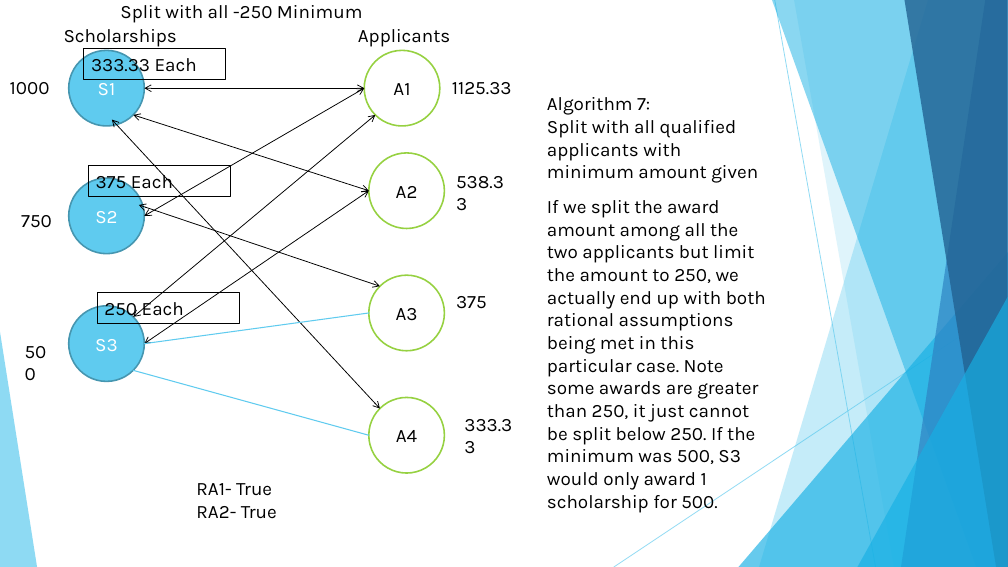
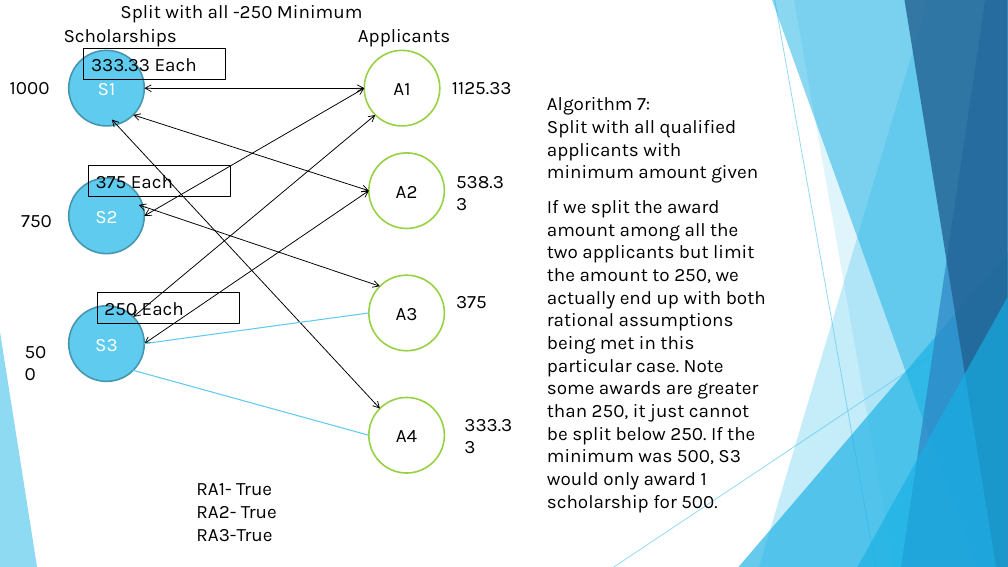
Before and after one commit to dmerson/ArizonaMastersCapstone, a slide deck: slide 15 of Documents/Basic Scholarship Awarding Graphs.pptx. Drawn at 1008x567 pixels with LibreOffice and Linux fonts; fonts in the diff are those of the drawing. Boxes give left, top, right and bottom in pixels: in the first picture for what was removed or moved away, otherwise in the second. Text is boxed around its words. In the diff, an @@ line names an element or a change of style, - is before the commit and + after.

```diff
--- a/Documents/Basic Scholarship Awarding Graphs.pptx
+++ b/Documents/Basic Scholarship Awarding Graphs.pptx
@@ text at [196, 529, 272, 542]: paragraph added @@
+RA3-True
```
Also in this commit, not shown: 3 other slides changed, 1 other file.
